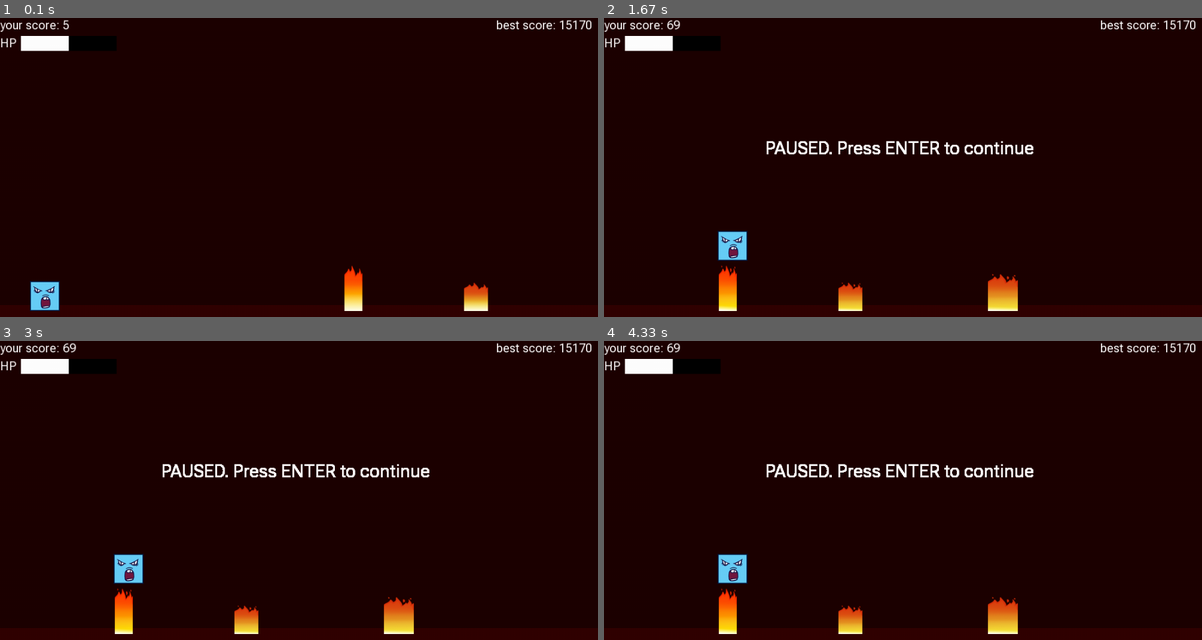
Above: before the commit, frames 1-4 (two rows, left to right).
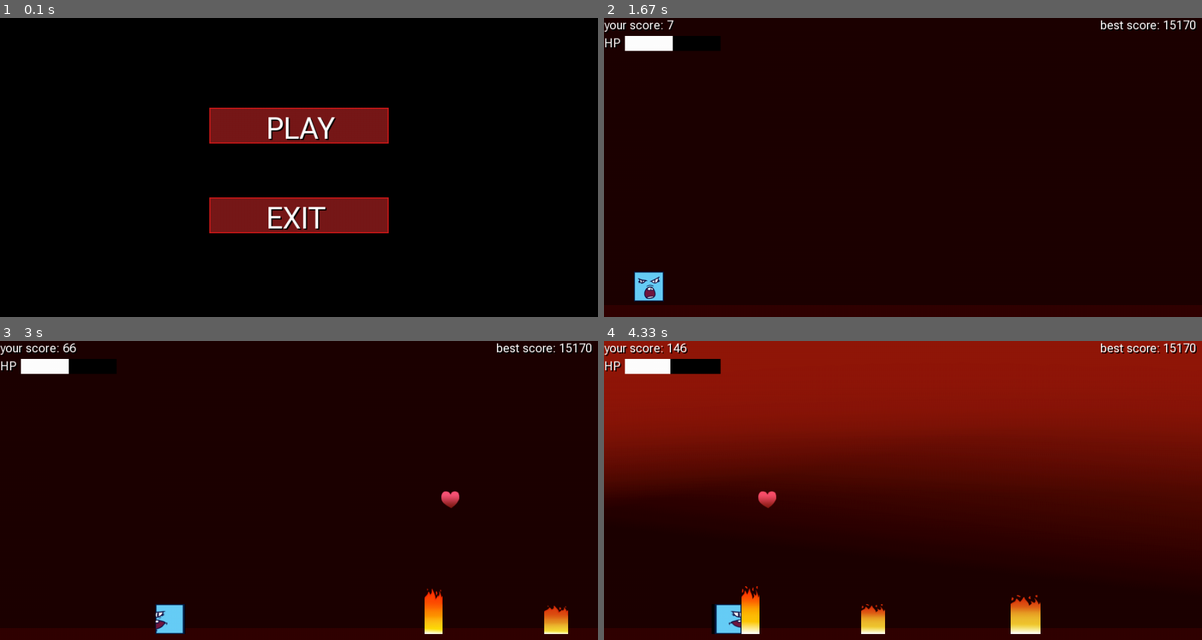
Above: after the commit, the same moments.

Repository: crawlic-stud/untitled-pygame
Game: pygame game, started from game.py
Two runs of this game, one before a commit and one after it. Both use one fixed random seed, a clock stepped at 60 frames per second and the inputs below.
Inputs (mouse positions are in pixels of both pictures, inside the frame that each line leads up to):
- Up to frame 1 (0.1 s): no input
- Up to frame 2 (1.67 s): press the mouse at (903, 125) at 0.37 s; move the mouse to (968, 143) at 0.47 s; release the mouse at (1040, 161) at 0.6 s; hold Space 0.67-1.13 s; hold D 0.67-1.13 s; move the mouse to (879, 83) at 0.7 s; tap Esc at 1.17 s; press the mouse at (903, 149) at 1.53 s; move the mouse to (795, 164) at 1.63 s
- Up to frame 3 (3 s): release the mouse at (83, 502) at 1.77 s; hold D 1.83-2.3 s; move the mouse to (119, 400) at 1.87 s; hold D 2.33-2.8 s; hold A from 2.83 s (still down)
- Up to frame 4 (4.33 s): release A at 3.37 s; hold A 3.4-3.8 s; hold D from 3.83 s (still down)

The runs differ from the first frame. In frame 1, 99% of the frame differs, in the area x 0-100%, y 0-100%; in frame 2, 3.5%; in frame 3, 4.4%; in frame 4, 61%.

Commit message:
added menus

Diff:
--- a/game.py
+++ b/game.py
@@ -20,7 +20,7 @@
 bullets = []
 
 is_jump = False
-jump_count = 15
+jump_count = 10
 
 left = False
 right = False
@@ -31,32 +31,39 @@
               pygame.image.load('sprites/right (5).png'), pygame.image.load('sprites/right (6).png'), pygame.image.load('sprites/right (7).png'), pygame.image.load('sprites/right (8).png'),
               pygame.image.load('sprites/right (9).png'), pygame.image.load('sprites/right (10).png'), pygame.image.load('sprites/right (11).png'), pygame.image.load('sprites/right (12).png'),
               pygame.image.load('sprites/right (13).png'), pygame.image.load('sprites/right (14).png'), pygame.image.load('sprites/right (15).png')]
+walk_right = [_.convert() for _ in walk_right]
 
 walk_left = [pygame.image.load('sprites/left (4).png'),
              pygame.image.load('sprites/left (5).png'), pygame.image.load('sprites/left (6).png'), pygame.image.load('sprites/left (7).png'), pygame.image.load('sprites/left (8).png'),
              pygame.image.load('sprites/left (9).png'), pygame.image.load('sprites/left (10).png'), pygame.image.load('sprites/left (11).png'), pygame.image.load('sprites/left (12).png'),
              pygame.image.load('sprites/left (13).png'), pygame.image.load('sprites/left (14).png'), pygame.image.load('sprites/left (15).png')]
+walk_left = [_.convert() for _ in walk_left]
 
 player_stand = [pygame.image.load('sprites/front (1).png'), pygame.image.load('sprites/front (2).png'), pygame.image.load('sprites/front (3).png'),
                 pygame.image.load('sprites/front (4).png'), pygame.image.load('sprites/front (5).png')]
+player_stand = [_.convert() for _ in player_stand]
 
 fire1 = [pygame.image.load('sprites/fire1.png'), pygame.image.load('sprites/fire2.png'), pygame.image.load('sprites/fire3.png'), pygame.image.load('sprites/fire4.png'),
          pygame.image.load('sprites/fire5.png'), pygame.image.load('sprites/fire5.png'), pygame.image.load('sprites/fire4.png'), pygame.image.load('sprites/fire3.png'),
          pygame.image.load('sprites/fire2.png'), pygame.image.load('sprites/fire1.png')]
+#fire1 = [_.convert() for _ in fire1]
 
 fire2 = [pygame.image.load('sprites/fire11.png'), pygame.image.load('sprites/fire22.png'), pygame.image.load('sprites/fire33.png'), pygame.image.load('sprites/fire44.png'),
          pygame.image.load('sprites/fire55.png'), pygame.image.load('sprites/fire55.png'), pygame.image.load('sprites/fire44.png'), pygame.image.load('sprites/fire33.png'),
          pygame.image.load('sprites/fire22.png'), pygame.image.load('sprites/fire11.png')]
+#fire2 = [_.convert() for _ in fire2]
 
 fire3 = [pygame.image.load('sprites/fire111.png'), pygame.image.load('sprites/fire222.png'), pygame.image.load('sprites/fire333.png'), pygame.image.load('sprites/fire444.png'),
          pygame.image.load('sprites/fire555.png'), pygame.image.load('sprites/fire555.png'), pygame.image.load('sprites/fire444.png'), pygame.image.load('sprites/fire333.png'),
          pygame.image.load('sprites/fire222.png'), pygame.image.load('sprites/fire111.png')]
-
-background = [pygame.image.load('sprites/background1.png'), pygame.image.load('sprites/background2.png'), pygame.image.load('sprites/background3.png'),
+#fire3 = [_.convert() for _ in fire3]
+
+"""background = [pygame.image.load('sprites/background1.png'), pygame.image.load('sprites/background2.png'), pygame.image.load('sprites/background3.png'),
               pygame.image.load('sprites/background4.png'), pygame.image.load('sprites/background5.png'), pygame.image.load('sprites/background6.png'),
               pygame.image.load('sprites/background7.png'), pygame.image.load('sprites/background8.png'), pygame.image.load('sprites/background7.png'),
               pygame.image.load('sprites/background6.png'), pygame.image.load('sprites/background5.png'), pygame.image.load('sprites/background4.png'),
               pygame.image.load('sprites/background3.png'), pygame.image.load('sprites/background2.png'), pygame.image.load('sprites/background1.png')]
+background = [_.convert() for _ in background]"""
 
 
 class Object:
@@ -88,26 +95,31 @@
 
 
 class Button:
-    def __init__(self, width, height, inactive_color=(13, 162, 58), active_color=(23, 204, 58)):
+    def __init__(self, width, height):
         self.width = width
         self.height = height
-        self.inactive_color = inactive_color
-        self.active_color = active_color
+        self.inactive_color = (120, 25, 25)
+        self.active_color = (160, 25, 25)
+        self.outline_color = (200, 25, 25)
 
     def draw(self, x, y, message, action=None):
-        mouse = pygame.mouse.get_pos()
-        click = pygame.mouse.get_pressed(num_buttons=3)
-
-        if x < mouse[0] < x + self.width and y < mouse[1] < y + self.height:
+        mouse_x, mouse_y = pygame.mouse.get_pos()
+        click = pygame.mouse.get_pressed()
+
+        if x < mouse_x < x + self.width and y < mouse_y < y + self.height:
             pygame.draw.rect(win, self.active_color, (x, y, self.width, self.height))
-
-            if click[0] == 1 and action is not None:
-                action()
+            pygame.draw.rect(win, self.outline_color, (x, y, self.width, self.height), 2)
+
+            if click[0] == 1:
+                if action == 'continue':
+                    return False
+                elif action is not None:
+                    action()
         else:
             pygame.draw.rect(win, self.inactive_color, (x, y, self.width, self.height))
-
-        print_text(message, x + 5, y + 5, font_size=10)
-
+            pygame.draw.rect(win, self.outline_color, (x, y, self.width, self.height), 2)
+
+        print_text(message, x + (self.width - (len(message)/2 * (self.height - 10)) - 10)//2, y + 5, font_size=self.height - 10)
 
 def choice():
     check = random.randint(0, 5)
@@ -117,7 +129,24 @@
         return False
 
 
-def draw_window(lives):
+def start_menu():
+    menu = True
+    while menu:
+        clock.tick(FPS)
+        win.fill((0, 0, 0))
+
+        for event in pygame.event.get():
+            if event.type == pygame.QUIT:
+                pygame.quit()
+
+        button = Button(300, 60)
+        button.draw((display_width - button.width)//2, 150, 'PLAY', restart)
+        button.draw((display_width - button.width)//2, 300, 'EXIT', pygame.quit)
+
+        pygame.display.update()
+
+
+def draw_window(spikes, heart, obstacle_speed):
     global anim_count, FPS
     win.fill((30, 0, 0))
     pygame.draw.rect(win, (50, 0, 0), (0, 480, 1000, 20))
@@ -135,27 +164,27 @@
         win.blit(player_stand[anim_count // (FPS//5)], (player_x, player_y))
         anim_count += 1
 
-    for bullet in bullets:
-        bullet.draw(win)
+    draw_spikes(spikes, obstacle_speed)
+    draw_hearts(heart, obstacle_speed)
 
 
 def jump():
     global player_y, jump_count, is_jump
 
-    if jump_count >= -15:
+    if jump_count >= -10:
         if jump_count < 0:
-            player_y += (jump_count ** 2) // 5
-        else:
-            player_y -= (jump_count ** 2) // 5
+            player_y += (jump_count ** 2) // 1.5
+        else:
+            player_y -= (jump_count ** 2) // 1.5
         jump_count -= 1
     else:
         is_jump = False
-        jump_count = 15
+        jump_count = 10
 
 # def shooting(bullets)
 
 
-def create_spikes(spikes, x=500):
+def create_spikes(spikes, x=1000):
     spikes.append(Object(x + 100, display_height - 90, 30, 80))
     spikes.append(Object(x + 300, display_height - 60, 40, 50))
     spikes.append(Object(x + 550, display_height - 75, 50, 65))
@@ -181,6 +210,7 @@
 def print_text(message, x, y, font_color=(255, 255, 255), font='21002.ttf', font_size=30):
     font = pygame.font.Font(font, font_size)
     text = font.render(message, True, font_color)
+    win.blit(font.render(message, True, (0, 0, 0)), (x + 2, y + 2))
     win.blit(text, (x, y))
 
 
@@ -189,12 +219,16 @@
     while paused:
         clock.tick(FPS)
 
-        print_text('PAUSED. Press ENTER to continue', display_width // 4 + 20, 200)
-
         for event in pygame.event.get():
             if event.type == pygame.QUIT:
                 pygame.quit()
 
+        button = Button(400, 40)
+        button.draw((display_width - button.width)//2, 150, 'CONTINUE')
+        button.draw((display_width - button.width)//2, 200, 'RESTART', restart)
+        button.draw((display_width - button.width)//2, 250, 'MAIN MENU', start_menu)
+        button.draw((display_width - button.width)//2, 300, 'EXIT', pygame.quit)
+
         keys = pygame.key.get_pressed()
         if keys[pygame.K_RETURN]:
             paused = False
@@ -202,14 +236,10 @@
         pygame.display.update()
 
 
-def check_collision(array):
-    for i in array:
-        if player_y + player_height >= i.y:
-            if i.x <= player_x < i.x + i.width:
-                return True
-            elif i.x <= player_x + player_width < i.x + i.width:
-                return True
-    return False
+def check_collision(object, x, y, width, height):
+    player = pygame.Rect(x, y, width, height)
+    obstacle = pygame.Rect(object.x, object.y, object.width, object.height)
+    return player.colliderect(obstacle)
 
 
 def game_over(points):
@@ -223,8 +253,11 @@
         print_text('GAME OVER', display_width // 4 + 110, 90, font_size=50)
         print_text(('your score: ' + str(points)), display_width // 4 + 175, 150, font_size=20)
         print_text(('Best score: ' + open('highscore.txt', 'r').read()), display_width // 4 + 174, 175, font_color=(255, 255, 0), font_size=20)
-        print_text('R - restart', display_width // 4 + 185, 250, font_size=25)
-        print_text('ESC - exit', display_width // 4 + 185, 275, font_size=25)
+
+        button = Button(400, 40)
+        button.draw((display_width - button.width)//2, 250, 'RESTART', restart)
+        button.draw((display_width - button.width)//2, 300, 'MAIN MENU', start_menu)
+        button.draw((display_width - button.width)//2, 350, 'EXIT', pygame.quit)
 
         for event in pygame.event.get():
             if event.type == pygame.QUIT:
@@ -264,7 +297,7 @@
 
 
 def restart():
-    global player_y, player_x, bullets
+    global player_y, player_x
     player_x = 50
     player_y = display_height - 60
     run_game(points=0, spikes=[])
@@ -297,16 +330,16 @@
 """
 
 
-def run_game(points=0, hp=20, spikes=[], heart=Object(1500, display_height - 300, 30, 30), max_hp=40):
+def run_game(points=0, hp=20, spikes=[], heart=Object(1500, display_height - 250, 30, 30), max_hp=40):
     global is_jump
     obstacle_speed = 6
     run = True
     best = open('highscore.txt', 'r').read()
     create_spikes(spikes)
     heart_rate = 5000
-    button = Button(100, 30)
     while run:
 
+        player = (player_x, player_y, player_width, player_height)
         clock.tick(FPS)
         points += 1
 
@@ -346,27 +379,23 @@
         else:
             jump()
 
-        draw_window(hp)
-        # button.draw(100, 100, 'Pause')
-
-        draw_spikes(spikes, obstacle_speed)
-        draw_hearts(heart, obstacle_speed)
-
-        if check_collision([heart]) and is_jump:
+        if check_collision(heart, *player):
             if hp <= max_hp - 3:
                 hp += 3
             else:
                 hp = 40
-
             # spawning heart again after eating
-            heart = Object(random.randrange(heart_rate - 3000, heart_rate), display_height - 300, 30, 30)
-
-        if check_collision(spikes):
-            if hp <= 0:
-                game_over(points)
-            else:
-                win.blit(pygame.image.load('sprites/oof.png'), (0, 0))
-                hp -= 1
+            heart = Object(random.randrange(heart_rate - 3000, heart_rate), display_height - 250, 30, 30)
+
+        draw_window(spikes, heart, obstacle_speed)
+
+        for spike in spikes:
+            if check_collision(spike, *player):
+                if hp <= 0:
+                    game_over(points)
+                else:
+                    win.blit(pygame.image.load('sprites/oof.png'), (0, 0))
+                    hp -= 1
 
         pygame.draw.rect(win, (0, 0, 0), (35, 30, 160, 25))
         pygame.draw.rect(win, (255, 255, 255), (35, 30, hp * 4, 25))
@@ -378,7 +407,7 @@
 
 
 if __name__ == '__main__':
-    run_game()
+    start_menu()
 
 pygame.quit()
 
